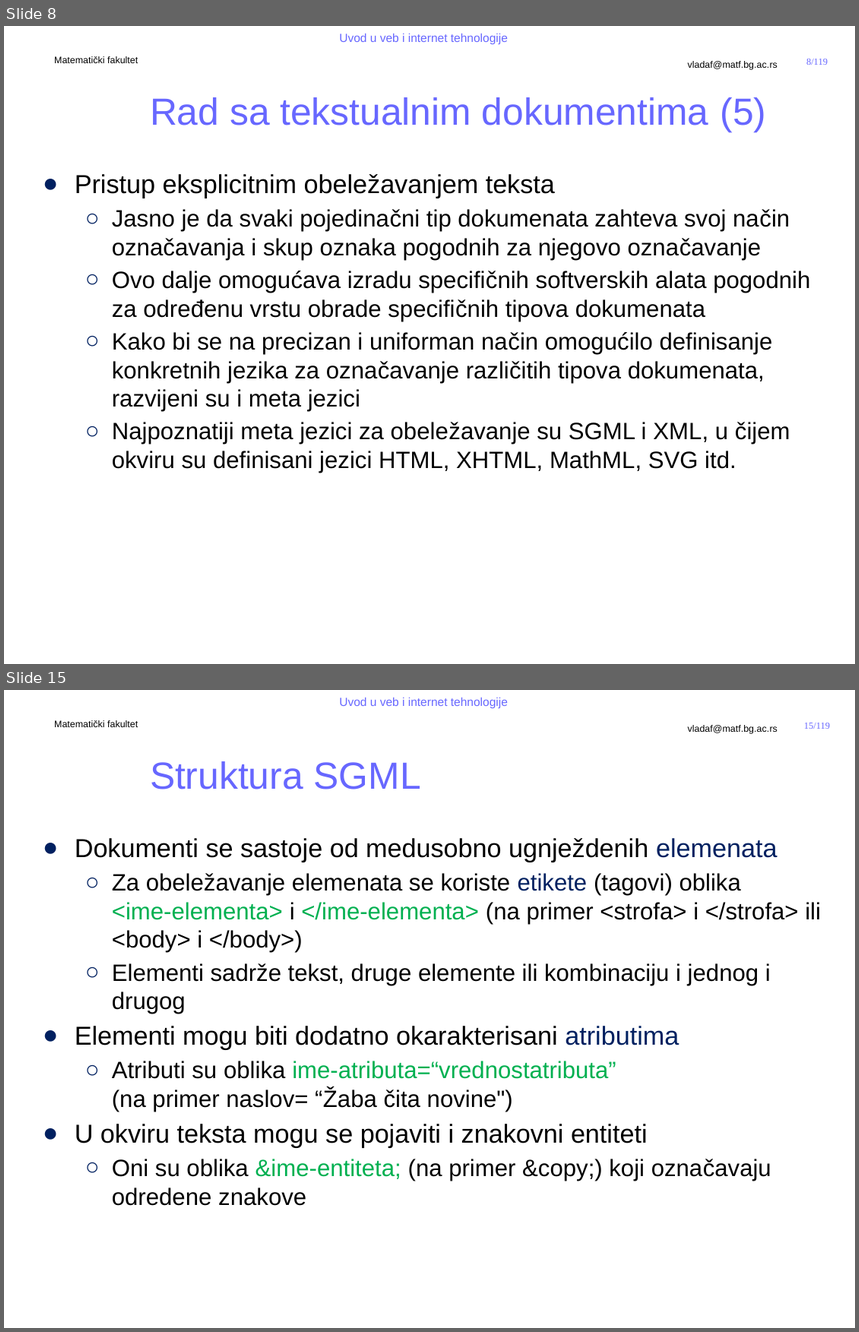
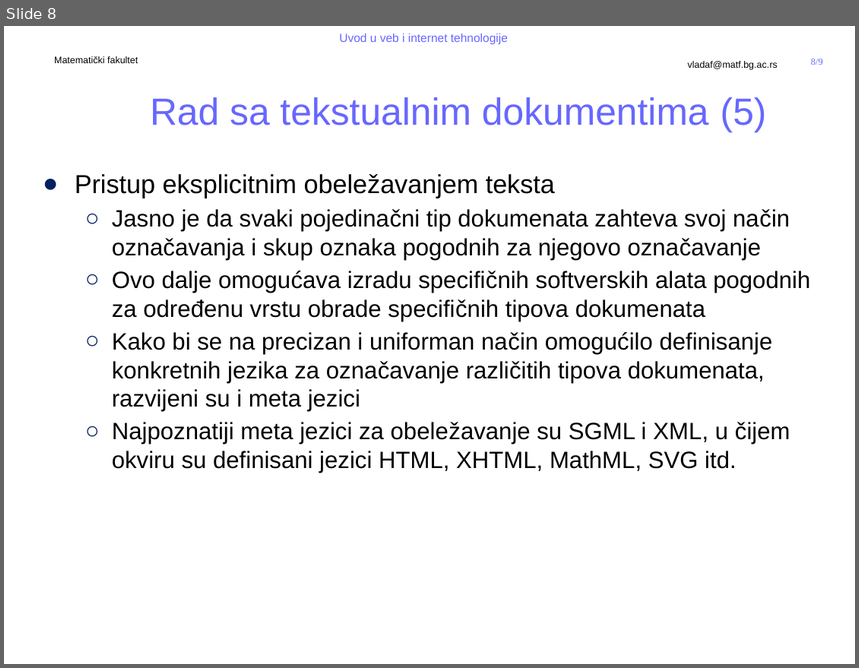
Before and after one commit to MatfUVIT/info, a slide deck: predavanja/prezentacije/2020-21/05 - 01 - Jezici za obelezavanje.pptx. Shown one above the other, each under a label of ours: slides 8 and 15 before the commit, slide 8 after it; the slides between them are not shown. The pictures are 859x1332 and 859x668 pixels, drawn with LibreOffice and Linux fonts; fonts in the diff are those of the drawing; background and template pictures are left out. Boxes give left, top, right and bottom in pixels: in the first picture for what was removed or moved away, otherwise in the second. Text is boxed around its words. In the diff, an @@ line names an element or a change of style, - is before the commit and + after.

```diff
--- a/predavanja/prezentacije/2020-21/05 - 01 - Jezici za obelezavanje.pptx
+++ b/predavanja/prezentacije/2020-21/05 - 01 - Jezici za obelezavanje.pptx
@@ slide 15 removed at (4, 690, 855, 1328), background #FFFFFF; not listed: 5 template elements that a slide beside it also shows @@
@@ title removed at (150, 761, 421, 790) @@
-Struktura SGML
@@ text removed at (75, 838, 821, 1206) @@
-● Dokumenti se sastoje od medusobno ugnježdenih elemenata
-  ○ Za obeležavanje elemenata se koriste etikete (tagovi) oblika
-    <ime-elementa> i </ime-elementa> (na primer <strofa> i </strofa> ili <body> i </body>)
-  ○ Elementi sadrže tekst, druge elemente ili kombinaciju i jednog i drugog
-● Elementi mogu biti dodatno okarakterisani atributima
-  ○ Atributi su oblika ime-atributa=“vrednostatributa”
-    (na primer naslov= “Žaba čita novine")
-● U okviru teksta mogu se pojaviti i znakovni entiteti
-  ○ Oni su oblika &ime-entiteta; (na primer &copy;) koji označavaju odredene znakove
@@ page number at (811, 59, 823, 65): text changed @@
-8/119
+8/9
```
Also in this commit, not shown: 1 slide changed, 109 other slides removed, 7 other files.
